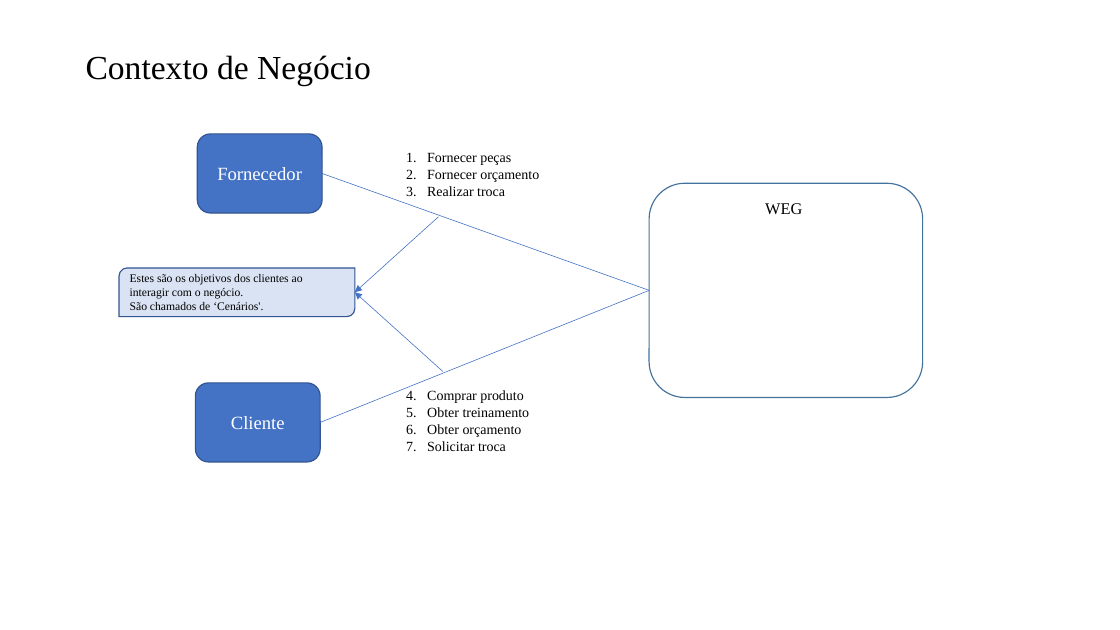
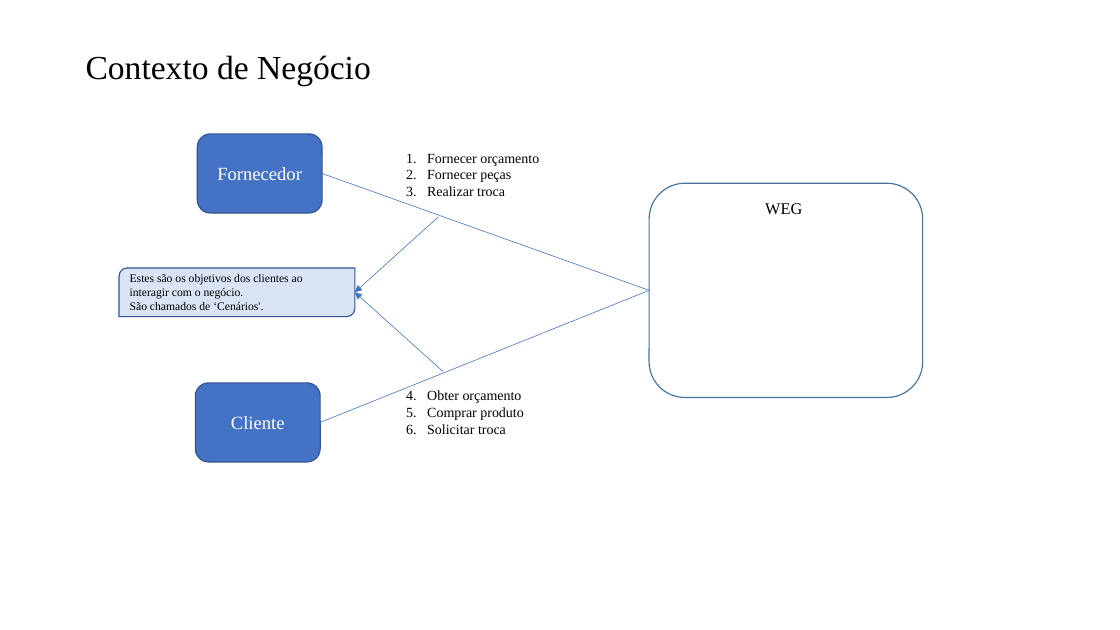
Before and after one commit to IMP-CaioCiaron/Eng-Requisitos, a slide deck: slide 1 of 15. Arquitetura de Negócio para cada Cenário.pptx. Drawn at 1120x630 pixels with LibreOffice and Linux fonts; fonts in the diff are those of the drawing. Boxes give left, top, right and bottom in pixels: in the first picture for what was removed or moved away, otherwise in the second. Text is boxed around its words. In the diff, an @@ line names an element or a change of style, - is before the commit and + after.

```diff
--- a/15. Arquitetura de Negócio para cada Cenário.pptx
+++ b/15. Arquitetura de Negócio para cada Cenário.pptx
@@ text at [427, 153, 539, 166]: paragraph added @@
+1. Fornecer orçamento
@@ text at [427, 169, 539, 182]: paragraph removed @@
-2. Fornecer orçamento
@@ text at [427, 390, 522, 403]: paragraph added @@
+4. Obter orçamento
@@ text at [427, 407, 530, 437]: paragraphs removed @@
-5. Obter treinamento
-6. Obter orçamento
```
Also in this commit, not shown: 2 other slides changed, 1 slide removed, 2 other files.
